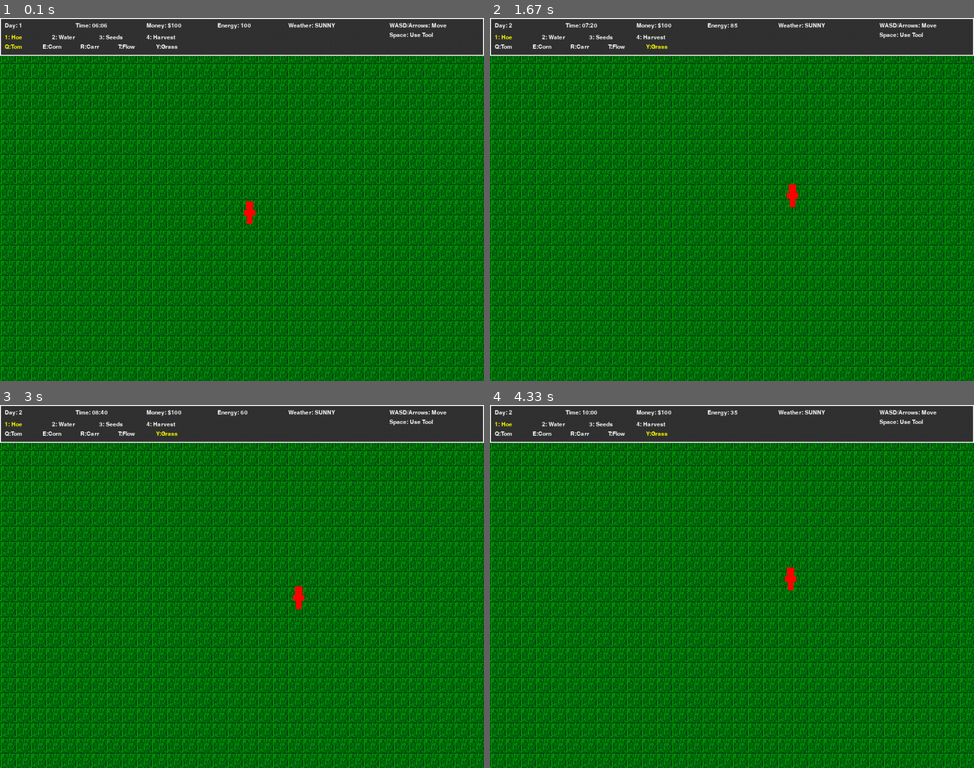
Above: before the commit, frames 1-4 (two rows, left to right).
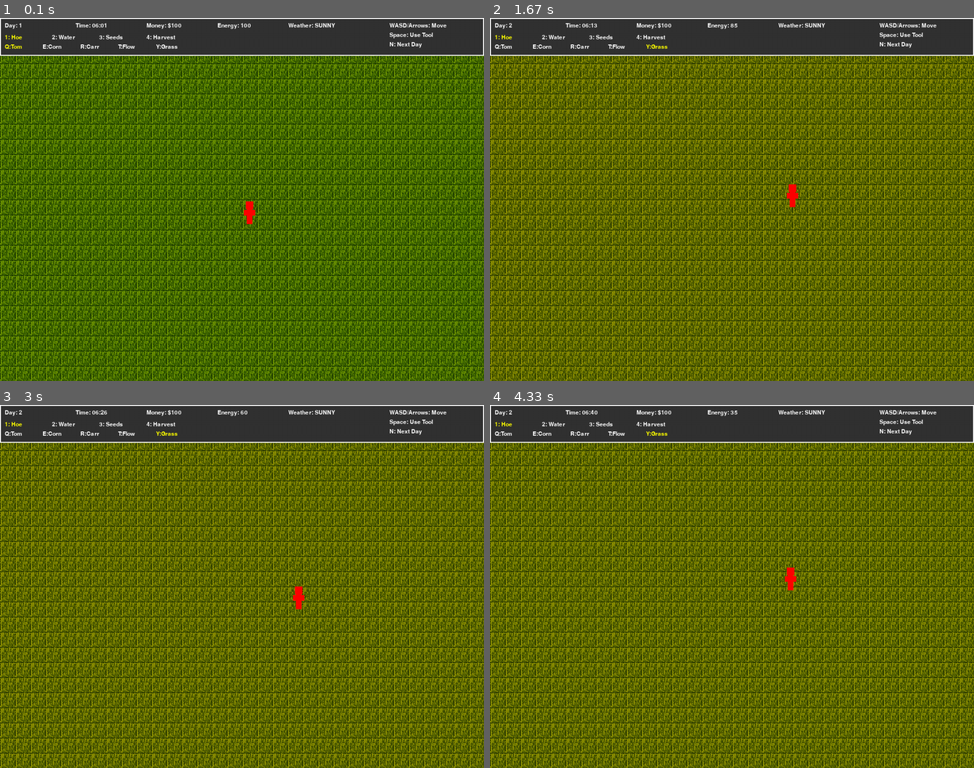
Above: after the commit, the same moments.

Repository: PETERFEE/2d_GrassSim
Game: pygame game, started from launch_game.py
Two runs of this game, one before a commit and one after it. Both use one fixed random seed, a clock stepped at 60 frames per second and the inputs below.
Inputs:
- Up to frame 1 (0.1 s): type "1 (at the terminal prompt)" at 0 s
- Up to frame 2 (1.67 s): hold N 0.33-0.8 s; hold Right 0.33-0.8 s; hold Right 0.83-1.3 s; tap Space at 0.9, 1.2, 1.4 s; tap E at 0.98 s; hold Up 1.33-1.63 s; tap Y at 1.48 s
- Up to frame 3 (3 s): hold Right 1.67-2.13 s; tap Space at 1.73, 2.03, 2.23, 2.53, 2.8 s; hold Left 2.17-2.7 s; tap E at 2.32 s; hold Down from 2.73 s (still down); tap Y at 2.88 s
- Up to frame 4 (4.33 s): release Down at 3.03 s; hold Left 3.07-3.47 s; tap Space at 3.13, 3.43, 3.57, 3.97, 4.27 s; hold Up 3.5-3.87 s; tap E at 3.65 s; hold Right from 3.9 s (still down); tap Y at 4.05 s

The runs differ from the first frame. In frame 1, 87% of the frame differs, in the area x 0-100%, y 1-100%; in frame 2, 89%; in frame 3, 89%; in frame 4, 89%.

Commit message:
Remove unused grass tiles and update the day tracker

Diff:
--- a/stardew_valley_game.py
+++ b/stardew_valley_game.py
@@ -124,20 +124,29 @@
 
 
 class PixelArtRenderer:
-    def __init__(self, screen):
+    def __init__(self, screen, game_state):
         self.screen = screen
+        self.game_state = game_state
         self.grass_tile = self.load_grass_tile()
 
     def load_grass_tile(self):
-        """Load the grass.png tile image."""
+        """Load grass texture based on current day number. Cycles through grass5.png, grass4.png, etc."""
+        # Calculate which grass texture to use based on day number
+        # Day 1 = grass5.png, Day 2 = grass4.png, Day 3 = grass3.png, etc.
+        grass_number = 5 - ((self.game_state.day - 1) % 5)  # Cycles through 5,4,3,2,1
+
         try:
-            return pygame.image.load('assets/tiles/grass.png')
+            return pygame.image.load(f'assets/tiles/grass{grass_number}.png')
         except pygame.error:
-            print("Warning: Could not load grass.png, using fallback colored rectangle")
+            print(f"Warning: Could not load grass{grass_number}.png, using fallback colored rectangle")
             # Create a fallback colored surface
             surface = pygame.Surface((TILE_SIZE, TILE_SIZE))
             surface.fill(COLORS['grass'])
             return surface
+
+    def refresh_grass_texture(self):
+        """Reload the grass texture when day changes"""
+        self.grass_tile = self.load_grass_tile()
 
     def draw_pixel_character(self, x: int, y: int, color: Tuple[int, int, int]):
         """Draw a simple pixel art character"""
@@ -254,7 +263,7 @@
         self.screen = pygame.display.set_mode((SCREEN_WIDTH, SCREEN_HEIGHT))
         pygame.display.set_caption("RootDown Valley - Drought-Tolerant Farming")
         self.state = GameState()
-        self.renderer = PixelArtRenderer(self.screen)
+        self.renderer = PixelArtRenderer(self.screen, self.state)
 
     def handle_input(self):
         """Handle player input for continuous movement"""
@@ -303,9 +312,9 @@
                 elif event.key == pygame.K_SPACE:
                     self.perform_action()
 
-                # Next day (for debugging)
+                # Day management controls
                 elif event.key == pygame.K_n:
-                    self.next_day()
+                    self.next_day()  # Next day (single day advance)
 
     def perform_action(self):
         """Perform action based on selected tool"""
@@ -423,11 +432,18 @@
         return int(base_loss * drought_tolerance.get(crop.type, 1.0))
 
     def update_time(self):
-        """Update the in-game time. 1 real second = 1 in-game minute."""
-        self.state.time_of_day += 1  # Advance one minute per frame (at 60fps)
-
-        # Day ends at 2:00 AM (26 hours * 60 minutes)
-        if self.state.time_of_day >= 26 * 60:
+        """Update the in-game time. Slower clock - 1 real minute = 1 in-game minute."""
+        # Only advance time every other frame to slow it down by half
+        if hasattr(self, '_time_counter'):
+            self._time_counter += 1
+        else:
+            self._time_counter = 0
+
+        if self._time_counter % 6 == 0:  # Advance time every 6 frames (10x slower)
+            self.state.time_of_day += 1  # Advance one minute
+
+        # Day ends at midnight (24 hours * 60 minutes = 1440 minutes)
+        if self.state.time_of_day >= 24 * 60:
             self.next_day()
 
     def next_day(self):
@@ -435,6 +451,9 @@
         self.state.day += 1
         self.state.time_of_day = 360  # Reset time to 6:00 AM
         self.state.player.energy = 100
+
+        # Refresh grass texture for the new day
+        self.renderer.refresh_grass_texture()
 
         weather_roll = random.randint(1, 10)
         if weather_roll <= 6:
@@ -510,7 +529,7 @@
             text = self.state.small_font.render(seed, True, color)
             self.screen.blit(text, (10 + i * 80, 55))
 
-        instructions = ["WASD/Arrows: Move", "Space: Use Tool"]
+        instructions = ["WASD/Arrows: Move", "Space: Use Tool", "N: Next Day"]
         for i, instruction in enumerate(instructions):
             text = self.state.small_font.render(instruction, True, COLORS['ui_text'])
             self.screen.blit(text, (SCREEN_WIDTH - 200, 10 + i * 20))
Binary file removed: assets/tiles/grass6.png
Binary file removed: assets/tiles/grass7.png
